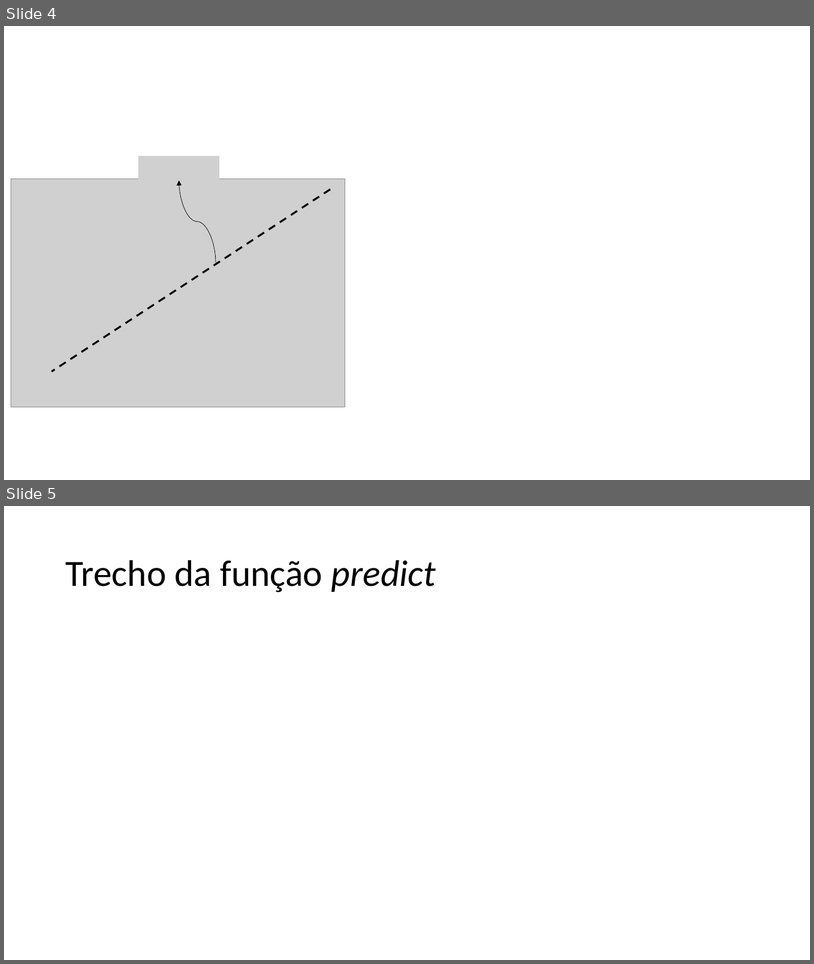
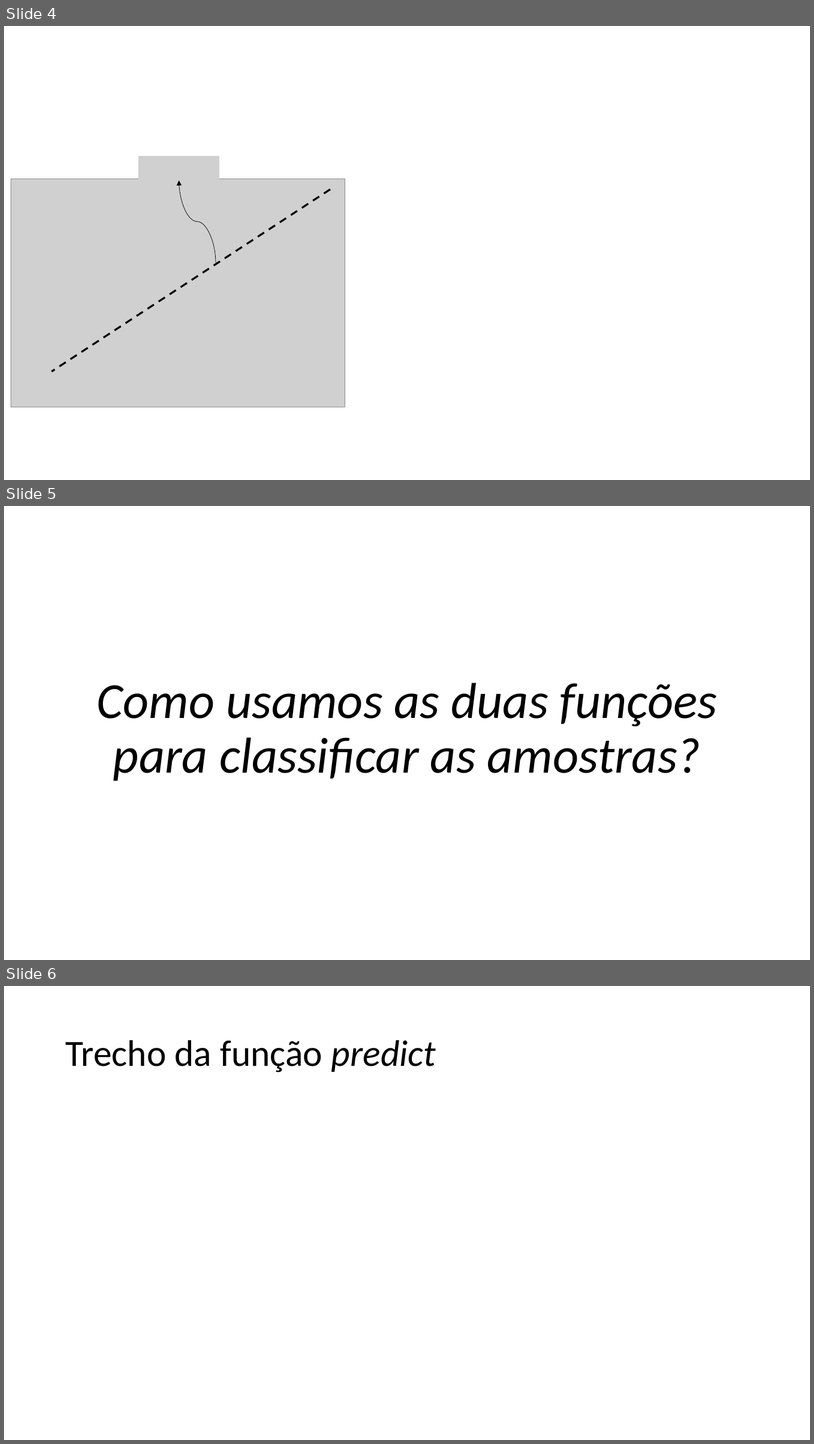
Before and after one commit to zz4fap/t320_aprendizado_de_maquina, a slide deck: slides/Lab1_Ex2.pptx. Shown one above the other, each under a label of ours: slides 4 and 5 before the commit, slides 4, 5 and 6 after it. The pictures are 814x964 and 814x1444 pixels, drawn with LibreOffice and Linux fonts; fonts in the diff are those of the drawing; grey boxes stand for pictures. Boxes give left, top, right and bottom in pixels: in the first picture for what was removed or moved away, otherwise in the second. Text is boxed around its words. In the diff, an @@ line names an element or a change of style, - is before the commit and + after.

```diff
--- a/slides/Lab1_Ex2.pptx
+++ b/slides/Lab1_Ex2.pptx
@@ slide 5 added at box(4, 506, 810, 960), background #FFFFFF @@
@@ text added at box(97, 682, 717, 781), 60 pt, text #000000, italic @@
+Como usamos as duas funções para classificar as amostras?
@@ what was slide 5 is now slide 6 @@
```
Also in this commit, not shown: 4 slides changed, 1 other file.
